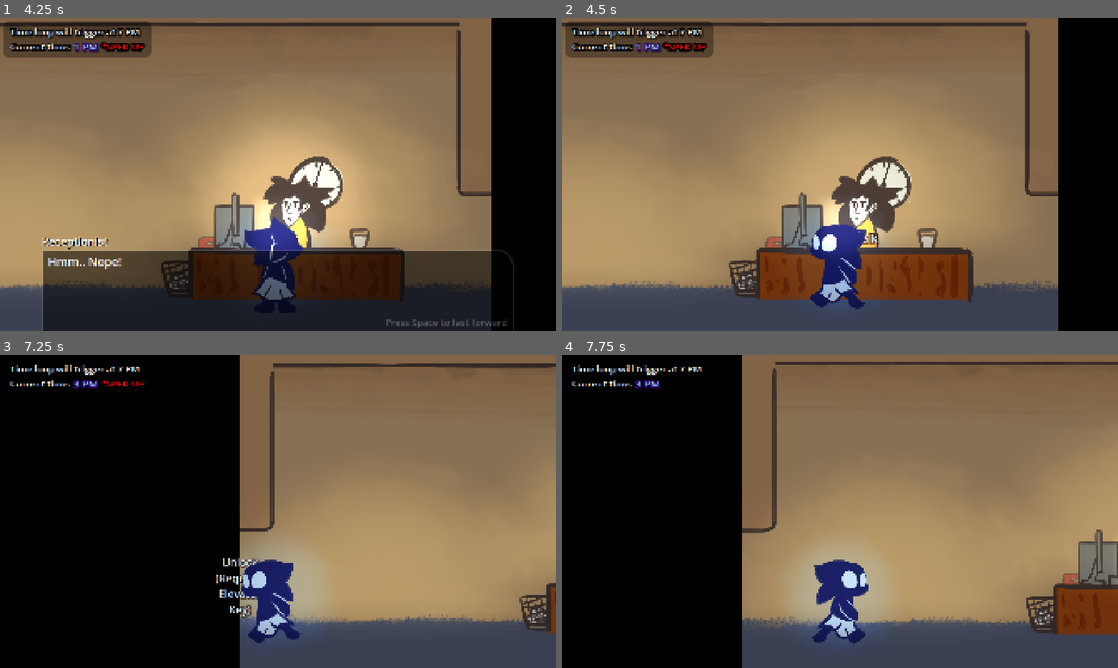
Above: before the commit, frames 1-4 (two rows, left to right).
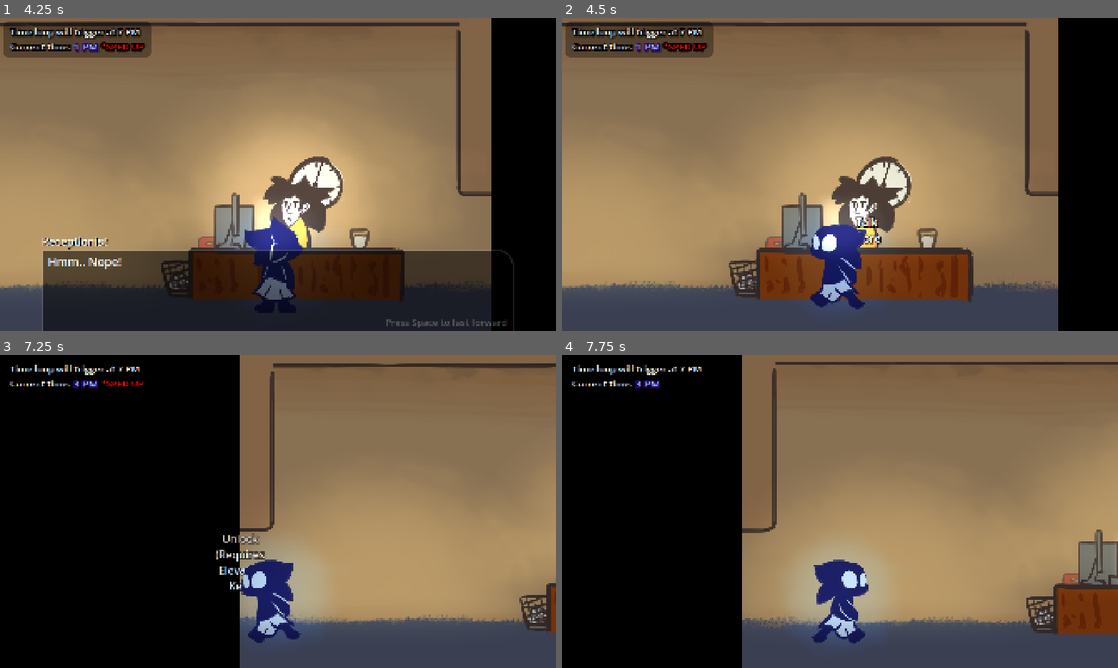
Above: after the commit, the same moments.

Repository: FlooferLand/timeloop-game
Game: Godot game, scene res://levels/the_building/the_building.tscn
Two runs of this game, one before a commit and one after it. Both use one fixed random seed, a clock stepped at 60 frames per second and the inputs below. This scene is started directly instead of the project's main scene. Sound files missing from this copy of the repository are replaced by a short silence.
Inputs (mouse positions are in pixels of both pictures, inside the frame that each line leads up to):
- Up to frame 1 (4.25 s): tap Enter at 0.5 s; move the mouse to (400, 158) at 0.52 s; hold Up (interact) 0.53-1.28 s; hold D (walk_right) 0.53-2.03 s; click (400, 158) at 0.67 s; move the mouse to (166, 190) at 1.27 s; tap Space (advance_dialog) at 1.35, 2.75, 3.5 s; click (166, 190) at 1.42 s; tap Up (interact) at 1.55, 3.05 s; move the mouse to (333, 105) at 2.02 s; hold A (walk_left) 2.03-2.78 s; hold Up (interact) 2.03-2.78 s; click (333, 105) at 2.17 s; move the mouse to (278, 243) at 2.77 s; hold D (walk_right) from 2.78 s (still down); tap Shift (sprint) at 2.85 s; click (278, 243) at 2.92 s; move the mouse to (278, 290) at 3.52 s; hold Up (interact) from 3.53 s (still down); tap T at 3.6 s; click (278, 290) at 3.67 s
- Up to frame 2 (4.5 s): tap Space (advance_dialog) at 4.25 s; move the mouse to (840, 290) at 4.27 s; release D (walk_right) at 4.28 s; release Up (interact) at 4.28 s; hold A (walk_left) from 4.28 s (still down); tap Up (interact) at 4.35 s; click (840, 290) at 4.42 s
- Up to frame 3 (7.25 s): move the mouse to (305, 511) at 5.02 s; release A (walk_left) at 5.03 s; hold D (walk_right) 5.03-5.78 s; hold Space (advance_dialog) 5.03-5.78 s; click (305, 511) at 5.17 s; tap Up (interact) at 5.3, 5.85, 6.8 s; move the mouse to (194, 433) at 5.77 s; hold A (walk_left) from 5.78 s (still down); click (194, 433) at 5.92 s; move the mouse to (400, 495) at 6.52 s; hold Shift (sprint) from 6.53 s (still down); click (400, 495) at 6.67 s
- Up to frame 4 (7.75 s): move the mouse to (728, 527) at 7.27 s; release A (walk_left) at 7.28 s; release Shift (sprint) at 7.28 s; hold D (walk_right) from 7.28 s (still down); tap T at 7.35 s; click (728, 527) at 7.42 s; tap Up (interact) at 7.55 s

Frame 1 is identical in both runs. In frame 2, 0.2% of the frame differs, in the area x 52-58%, y 63-73%; in frame 3, 0.9%, in the area x 38-48%, y 56-84%; in frame 4, nothing differs.

Commit message:
Untracked improvements

Diff:
--- a/autoload/time_manager/tracker/time_loop_tracker.tscn
+++ b/autoload/time_manager/tracker/time_loop_tracker.tscn
@@ -467,6 +467,7 @@
 grow_vertical = 2
 scale = Vector2(1.2, 1.2)
 pivot_offset = Vector2(960, 960)
+mouse_filter = 2
 texture = ExtResource("6_1efh4")
 
 [node name="AnimationPlayer" type="AnimationPlayer" parent="Reset"]
--- a/components/interact/interact_component.gd
+++ b/components/interact/interact_component.gd
@@ -23,13 +23,13 @@
 	get(): return info_offset
 	set(value):
 		info_offset = value
-		_update_label()
+		update_label()
 
 @export var type: Type:
 	get(): return type
 	set(value):
 		type = value
-		_update_label()
+		update_label()
 
 @export_group("Local")
 @export var collision: CollisionShape2D
@@ -42,7 +42,7 @@
 	get(): return can_interact
 	set(value):
 		can_interact = value
-		_update_label()
+		update_label()
 var _postfix := ""
 var interact_condition := func(player: Player) -> bool: return true
 
@@ -54,7 +54,7 @@
 	if is_visible_in_tree() and can_interact and meets_condition(player):
 		on_player_interact.emit(player)
 		current_player = player
-		_update_label()
+		update_label()
 
 ## Called by the player when they can interact with this component
 func player_enter(player: Player) -> void:
@@ -62,22 +62,22 @@
 		player_hovering = true
 		displaying_info = true
 		current_player = player
-		_update_label()
+		update_label()
 
 ## Called by the player when they can no longer interact with this component
 func player_leave(player: Player) -> void:
 	player_hovering = false
 	displaying_info = false
 	current_player = null
-	_update_label()
+	update_label()
 
 func show_info() -> void:
 	displaying_info = true
-	_update_label()
+	update_label()
 
 func hide_info() -> void:
 	displaying_info = false
-	_update_label()
+	update_label()
 
 func meets_condition(player: Player) -> bool:
 	return interact_condition.call(player)
@@ -86,12 +86,17 @@
 	var shape := (collision.shape as RectangleShape2D)
 	shape.size = size
 
-func _update_label() -> void:
+## FIXME: There's a bug where after an interaction the label might not update properly
+##        This fixes it, but is annoying for performance
+func _process(delta: float) -> void:
+	update_label()
+
+func update_label() -> void:
 	if not is_inside_tree():
 		await tree_entered
 	await get_tree().process_frame
 
-	var should_draw := (displaying_info and can_interact) or Engine.is_editor_hint()
+	var should_draw := ((displaying_info and can_interact) or Engine.is_editor_hint()) and (current_player != null and meets_condition(current_player))
 	if not should_draw:
 		label.visible = false
 		return
--- a/components/npc/person_dialog/person_dialog_component.gd
+++ b/components/npc/person_dialog/person_dialog_component.gd
@@ -82,9 +82,12 @@
 	dialog_comp.on_dialog_closed.connect(func() -> void:
 		on_dialog_closed.emit()
 		sprite_play(required_animations.idle)
+		if interact_counter > 0 and not future_dialogs.is_empty():
+			interact_comp.set_postfix("more")
+		if dialog_index == future_dialogs.size()-1 and interact_counter > 1:
+			interact_comp.set_postfix("again")
 		if dialog_index + 1 < future_dialogs.size() and interact_counter > 1:
 			dialog_index += 1
-			interact_comp.set_postfix("again")
 		interact_comp.show_info()
 		SpotlightManager.remove()
 		if walk_comp != null:
--- a/components/npc/walk/person_walk_component.gd
+++ b/components/npc/walk/person_walk_component.gd
@@ -5,7 +5,7 @@
 signal on_arrived(target: Marker2D)
 
 @export var sprite: AnimatedSprite2D
-@export var parent: Node2D  ## The node to walk
+@export var parent: CharacterBody2D  ## The node to walk
 @export var speed: float = 500.0
 @export var sprite_flip_h: bool = false
 
@@ -19,6 +19,24 @@
 var velocity := Vector2.ZERO
 var _sprite_postfix := ""
 
+func _enter_tree() -> void:
+	if parent.get_collision_mask_value(1) or parent.get_collision_layer_value(1):
+		push_warning("World bit value enabled for NPC '%s'!" % parent.name)
+		parent.set_collision_layer_value(1, false)
+		parent.set_collision_mask_value(1, false)
+
+	if parent.collision_mask != 0:
+		push_warning("A collision layer is set for NPC '%s'! They should not collide with each other" % parent.name)
+
+	if not parent.get_collision_mask_value(4) or not parent.get_collision_layer_value(4):
+		push_warning("NPC bit value disabled for NPC '%s'!" % parent.name)
+		parent.set_collision_layer_value(4, true)
+		parent.set_collision_mask_value(4, false)
+
+	if not parent.is_in_group("living_entity"):
+		push_warning("Group 'living_entity' not set for NPC '%s'!" % parent.name)
+		parent.is_in_group("living_entity")
+
 func _physics_process(delta: float) -> void:
 	if target == null or arrived or paused:
 		return
@@ -27,15 +45,16 @@
 	# Calculating movement
 	velocity = Vector2.ZERO
 	if parent.global_position.x - PAD > target_pos.x:
-		velocity.x -= speed * delta
+		velocity.x -= speed
 	elif parent.global_position.x + PAD < target_pos.x:
-		velocity.x += speed * delta
+		velocity.x += speed
 	else:
 		arrived = true
 		on_arrived.emit(target)
 
 	# Applying movement
-	parent.global_position += velocity
+	parent.velocity = velocity
+	parent.move_and_slide()
 
 func _process(delta: float) -> void:
 	if sprite == null or paused:
--- /dev/null
+++ b/entities/managers_computer/computer_os.gd
@@ -0,0 +1,22 @@
+class_name ComputerOS extends CanvasLayer
+
+@export var parent: ManagersComputer
+
+@export_group("Local")
+@export var shutdown_button: Button
+
+func _enter_tree() -> void:
+	visible = false
+	shutdown_button.pressed.connect(parent.exit)
+
+func _process(delta: float) -> void:
+	if Input.is_action_just_pressed("exit_dialog"):
+		parent.exit()  # Calls shut_down on its own
+
+func boot() -> void:
+	visible = true
+	Input.mouse_mode = Input.MOUSE_MODE_VISIBLE
+
+func shut_down() -> void:
+	visible = false
+	Input.mouse_mode = Input.MOUSE_MODE_HIDDEN
--- /dev/null
+++ b/entities/managers_computer/managers_computer.gd
@@ -0,0 +1,34 @@
+class_name ManagersComputer extends Node2D
+
+@export var room: Room
+
+@export_group("Local")
+@export var interact_comp: InteractComponent
+@export var computer_os: ComputerOS
+
+var manager_entered := false
+var player_on_puter := false
+
+func _ready() -> void:
+	interact_comp.interact_condition = func(player: Player) -> bool:
+		return not manager_entered
+	interact_comp.on_player_interact.connect(func(player: Player) -> void:
+		start()
+	)
+	room.entity_entered.connect(func(entity: CharacterBody2D) -> void:
+		if entity is TheManagerEntity:
+			manager_entered = true
+			exit()
+	)
+	room.entity_exited.connect(func(entity: CharacterBody2D) -> void:
+		if entity is TheManagerEntity:
+			manager_entered = false
+	)
+
+func start() -> void:
+	computer_os.boot()
+	player_on_puter = true
+
+func exit() -> void:
+	computer_os.shut_down()
+	player_on_puter = false
--- /dev/null
+++ b/entities/managers_computer/managers_computer.tscn
@@ -0,0 +1,75 @@
+[gd_scene load_steps=6 format=3 uid="uid://pva7a0uoe0j3"]
+
+[ext_resource type="Texture2D" uid="uid://bsv0yaep3pwxa" path="res://assets/textures/props/Computer1.png" id="1_3v2s6"]
+[ext_resource type="Script" uid="uid://b5alccrvycir8" path="res://entities/managers_computer/managers_computer.gd" id="1_8scb5"]
+[ext_resource type="PackedScene" uid="uid://dn1c1mniy4ja3" path="res://components/interact/interact_component.tscn" id="3_k4kea"]
+[ext_resource type="Script" uid="uid://tstmvqmvqeht" path="res://entities/managers_computer/computer_os.gd" id="4_jd8n0"]
+
+[sub_resource type="LabelSettings" id="LabelSettings_k4kea"]
+font_size = 64
+
+[node name="ManagersComputer" type="Node2D" node_paths=PackedStringArray("interact_comp", "computer_os")]
+script = ExtResource("1_8scb5")
+interact_comp = NodePath("InteractComponent")
+computer_os = NodePath("CanvasLayer")
+
+[node name="Computer" type="Sprite2D" parent="."]
+position = Vector2(0, -88)
+texture = ExtResource("1_3v2s6")
+
+[node name="InteractComponent" parent="." instance=ExtResource("3_k4kea")]
+position = Vector2(0, -141)
+size = Vector2i(380, 265)
+info_offset = Vector2i(-31, 46)
+
+[node name="CanvasLayer" type="CanvasLayer" parent="." node_paths=PackedStringArray("parent", "shutdown_button")]
+layer = 10
+script = ExtResource("4_jd8n0")
+parent = NodePath("..")
+shutdown_button = NodePath("Control/Exit")
+
+[node name="Control" type="Control" parent="CanvasLayer"]
+layout_mode = 3
+anchors_preset = 15
+anchor_right = 1.0
+anchor_bottom = 1.0
+grow_horizontal = 2
+grow_vertical = 2
+
+[node name="Panel" type="Panel" parent="CanvasLayer/Control"]
+layout_mode = 1
+anchors_preset = 15
+anchor_right = 1.0
+anchor_bottom = 1.0
+grow_horizontal = 2
+grow_vertical = 2
+
+[node name="Label" type="Label" parent="CanvasLayer/Control/Panel"]
+layout_mode = 1
+anchors_preset = 15
+anchor_right = 1.0
+anchor_bottom = 1.0
+grow_horizontal = 2
+grow_vertical = 2
+text = "Secret :3
+
+(not added yet)"
+label_settings = SubResource("LabelSettings_k4kea")
+horizontal_alignment = 1
+vertical_alignment = 1
+
+[node name="Exit" type="Button" parent="CanvasLayer/Control"]
+layout_mode = 1
+anchors_preset = -1
+anchor_left = 1.0
+anchor_top = 1.0
+anchor_right = 1.0
+anchor_bottom = 1.0
+offset_left = -219.0
+offset_top = -100.0
+offset_right = -35.0
+offset_bottom = -30.0
+grow_horizontal = 0
+grow_vertical = 0
+theme_override_font_sizes/font_size = 32
+text = "Exit"
--- a/entities/npcs/bob/walking/walking_bob.tscn
+++ b/entities/npcs/bob/walking/walking_bob.tscn
@@ -10,6 +10,9 @@
 [ext_resource type="Texture2D" uid="uid://bt4gtsagonweu" path="res://assets/textures/props/bucket.png" id="8_h0kaf"]
 [ext_resource type="AudioStream" uid="uid://n4lvgcee4vxl" path="res://assets/sfx/random/bucket_fall.wav" id="8_vo6ji"]
 [ext_resource type="Texture2D" uid="uid://ctai58rgk4jp7" path="res://assets/textures/water_particle.png" id="10_omrl1"]
+
+[sub_resource type="RectangleShape2D" id="RectangleShape2D_omrl1"]
+size = Vector2(126, 370)
 
 [sub_resource type="Animation" id="Animation_t7ye5"]
 resource_name = "RESET"
@@ -256,15 +259,18 @@
 turbulence_initial_displacement_min = 1.49012e-06
 turbulence_initial_displacement_max = 1.0
 
-[sub_resource type="RectangleShape2D" id="RectangleShape2D_omrl1"]
-size = Vector2(126, 370)
-
-[node name="WalkingBob" type="Node2D" node_paths=PackedStringArray("walk_comp", "anim_player", "anger_mark", "prank_detector")]
+[node name="WalkingBob" type="CharacterBody2D" node_paths=PackedStringArray("walk_comp", "anim_player", "anger_mark", "prank_detector") groups=["living_entity"]]
+collision_layer = 8
+collision_mask = 0
 script = ExtResource("1_57x3b")
 walk_comp = NodePath("PersonWalkComponent")
 anim_player = NodePath("AnimationPlayer")
 anger_mark = NodePath("AngerMark")
 prank_detector = NodePath("PrankDetector3000")
+
+[node name="CollisionShape2D" type="CollisionShape2D" parent="."]
+position = Vector2(0, -187)
+shape = SubResource("RectangleShape2D_omrl1")
 
 [node name="PersonWalkComponent" parent="." node_paths=PackedStringArray("sprite", "parent") instance=ExtResource("1_rf7k0")]
 sprite = NodePath("../Sprite")
@@ -324,11 +330,3 @@
 explosiveness = 1.0
 randomness = 1.0
 process_material = SubResource("ParticleProcessMaterial_0n6av")
-
-[node name="NPCBody" type="Area2D" parent="."]
-collision_layer = 8
-collision_mask = 8
-
-[node name="CollisionShape2D" type="CollisionShape2D" parent="NPCBody"]
-position = Vector2(0, -187)
-shape = SubResource("RectangleShape2D_omrl1")
--- a/entities/npcs/the_manager/the_manager.gd
+++ b/entities/npcs/the_manager/the_manager.gd
@@ -1,4 +1,4 @@
-extends Node2D
+class_name TheManagerEntity extends CharacterBody2D
 
 @export var managers_desk_target: Marker2D
 @export var bridge_door: RoomBridge
--- a/entities/npcs/the_manager/the_manager.tscn
+++ b/entities/npcs/the_manager/the_manager.tscn
@@ -16,7 +16,7 @@
 [sub_resource type="RectangleShape2D" id="RectangleShape2D_2vr6a"]
 size = Vector2(146, 506)
 
-[node name="TheManager" type="Node2D" node_paths=PackedStringArray("walk_comp", "person_dialog_comp", "interact_comp")]
+[node name="TheManager" type="CharacterBody2D" node_paths=PackedStringArray("walk_comp", "person_dialog_comp", "interact_comp") groups=["living_entity"]]
 script = ExtResource("1_8536a")
 elevator_keys_item = ExtResource("2_6fut4")
 plushie_item = ExtResource("3_3xmoo")
@@ -26,6 +26,10 @@
 walk_comp = NodePath("PersonWalkComponent")
 person_dialog_comp = NodePath("PersonDialogComponent")
 interact_comp = NodePath("PersonDialogComponent/InteractComponent")
+
+[node name="CollisionShape2D" type="CollisionShape2D" parent="."]
+position = Vector2(0.5, -258)
+shape = SubResource("RectangleShape2D_2vr6a")
 
 [node name="Sprite" type="AnimatedSprite2D" parent="."]
 position = Vector2(0.5, -258)
@@ -47,11 +51,3 @@
 
 [node name="DialogComponent" parent="PersonDialogComponent" instance=ExtResource("4_68oo1")]
 dialog_data = ExtResource("5_sfnjn")
-
-[node name="NPCBody" type="Area2D" parent="."]
-position = Vector2(0.5, -258)
-collision_layer = 9
-collision_mask = 9
-
-[node name="CollisionShape2D" type="CollisionShape2D" parent="NPCBody"]
-shape = SubResource("RectangleShape2D_2vr6a")
--- a/entities/room/room.gd
+++ b/entities/room/room.gd
@@ -1,11 +1,24 @@
 class_name Room
 extends Node2D
+
+signal entity_entered(entity: CharacterBody2D)
+signal entity_exited(entity: CharacterBody2D)
 
 @export_group("Local")
 @export var bounds: RoomBounds
 
+var id: String:
+	get(): return name
+
 var manager: RoomManager  ## Injected by RoomManager
 var initially_active := false
+var active: bool:
+	get: return manager.active == self
+	set(value):
+		if value:
+			manager.active = self
+		else:
+			push_error("room.gd:set_active(false) is not implemented")
 
 func _enter_tree() -> void:
 	manager = get_parent() as RoomManager
--- a/entities/room_transition/room_bridge.gd
+++ b/entities/room_transition/room_bridge.gd
@@ -19,7 +19,7 @@
 
 var door_audio_playback: AudioStreamPlaybackInteractive
 var manager: RoomManager  # Injected by RoomManager
-var player: Player = null
+var entities: Dictionary[int, CharacterBody2D] = {}
 
 var anim_await_exit := false
 
@@ -36,8 +36,8 @@
 
 	door.visible = false
 	area.body_entered.connect(func(body: Node2D) -> void:
-		if body is Player:
-			player = body
+		if body is Player or body.is_in_group("living_entity"):
+			entities[body.get_instance_id()] = body
 			set_process(true)
 		if locked:
 			redraw_lock.emit()
@@ -49,8 +49,8 @@
 			_start_door_anim(area)
 	)
 	area.body_exited.connect(func(body: Node2D) -> void:
-		if body is Player:
-			player = null
+		if body is CharacterBody2D and body in entities.values():
+			entities.erase(body.get_instance_id())
 			set_process(false)
 
 		if locked:
@@ -86,14 +86,26 @@
 
 ## Called while the player is in the transition
 func _process(delta: float) -> void:
-	if not locked and player != null:
-		var dir: float = player.move_direction.sign().x
-		if dir > 0 and manager.active != room_b:
-			manager.change(room_b)
-			player.current_room_id = room_b.name
-		elif dir < 0 and manager.active != room_a:
-			manager.change(room_a)
-			player.current_room_id = room_a.name
+	if not locked and not entities.is_empty():
+		for entity: CharacterBody2D in entities.values():
+			if entity is Player:
+				var player: Player = entity as Player
+				var dir: float = player.move_direction.sign().x
+				if dir > 0 and manager.active != room_b:
+					manager.change(room_b)
+					player.current_room_id = room_b.name
+				elif dir < 0 and manager.active != room_a:
+					manager.change(room_a)
+					player.current_room_id = room_a.name
+			else:
+				var dir: float = entity.velocity.sign().x
+				if not entity.has_meta("current_room"):
+					entity.set_meta("current_room", room_a.name)
+
+				if dir > 0 and entity.get_meta("current_room") != room_b.name:
+					manager.entity_move_room(entity, room_b)
+				elif dir < 0 and entity.get_meta("current_room") != room_a.name:
+					manager.entity_move_room(entity, room_a)
 
 func _update_lock() -> void:
 	locking_body_collision.disabled = not locked
--- a/levels/the_building/room_manager.gd
+++ b/levels/the_building/room_manager.gd
@@ -25,6 +25,8 @@
 	active = default
 
 func change(new: Room) -> void:
+	if new == null:
+		return
 	var old := _active
 	_active = new
 
@@ -55,3 +57,14 @@
 		trans_new.kill()
 		trans_new = null
 	)
+
+## Called to move an entity from one room to the other
+func entity_move_room(entity: CharacterBody2D, new_room: Room) -> void:
+	var old_room := get_node_or_null(str(new_room.name))
+	if old_room is Room:
+		var old: Room = old_room
+		old.entity_exited.emit(entity)
+
+	# Changing
+	entity.set_meta("current_room", new_room.name)
+	new_room.entity_entered.emit(entity)
--- a/project.godot
+++ b/project.godot
@@ -68,6 +68,10 @@
 
 import/fbx2gltf/enabled=false
 import/blender/enabled=false
+
+[global_group]
+
+living_entity="An entity that can move around and stuff"
 
 [gui]
 
--- a/rooms/managers_office.tscn
+++ b/rooms/managers_office.tscn
@@ -4,7 +4,6 @@
 [ext_resource type="Shader" uid="uid://be1s7apltixil" path="res://utility/tileable_sprite_2d/tileable_sprite_2d.gdshader" id="2_nwxry"]
 [ext_resource type="Texture2D" uid="uid://cvobd2j5ohrom" path="res://assets/textures/props/desk.png" id="3_nwxry"]
 [ext_resource type="Texture2D" uid="uid://3w4s4tny4h66" path="res://assets/textures/room/wall.png" id="3_o0yjw"]
-[ext_resource type="Texture2D" uid="uid://bsv0yaep3pwxa" path="res://assets/textures/props/Computer1.png" id="4_qiwgo"]
 [ext_resource type="Texture2D" uid="uid://b4djik8ohnxyr" path="res://assets/textures/decor/poster_saftey.png" id="4_xdvba"]
 [ext_resource type="Texture2D" uid="uid://capg5vx2sb1sc" path="res://assets/textures/props/chair.png" id="5_fic25"]
 [ext_resource type="PackedScene" uid="uid://dnq052dj8057j" path="res://props/clock/clock.tscn" id="5_oigr5"]
@@ -13,18 +12,19 @@
 [ext_resource type="PackedScene" uid="uid://8xdmrqq56ac8" path="res://props/desk_lamp/desk_lamp.tscn" id="9_a84dp"]
 [ext_resource type="Texture2D" uid="uid://dtk3yvovxhfe5" path="res://assets/textures/props/documents.png" id="11_fevpa"]
 [ext_resource type="Texture2D" uid="uid://dc0rcr77ud06t" path="res://assets/textures/decor/poster2.png" id="13_a84dp"]
+[ext_resource type="PackedScene" uid="uid://pva7a0uoe0j3" path="res://entities/managers_computer/managers_computer.tscn" id="13_ujqss"]
+
+[sub_resource type="ShaderMaterial" id="ShaderMaterial_a84dp"]
+shader = ExtResource("2_nwxry")
+shader_parameter/tile = Vector2(0.78125, 0.9259259)
 
 [sub_resource type="ShaderMaterial" id="ShaderMaterial_ujqss"]
 shader = ExtResource("2_nwxry")
-shader_parameter/tile = Vector2(0.78125, 0.925926)
+shader_parameter/tile = Vector2(0.78125, 1)
 
 [sub_resource type="ShaderMaterial" id="ShaderMaterial_imxjw"]
 shader = ExtResource("2_nwxry")
-shader_parameter/tile = Vector2(0.78125, 1)
-
-[sub_resource type="ShaderMaterial" id="ShaderMaterial_brxlq"]
-shader = ExtResource("2_nwxry")
-shader_parameter/tile = Vector2(0.78125, 1)
+shader_parameter/tile = Vector2(0.78125, 1.15)
 
 [sub_resource type="RectangleShape2D" id="RectangleShape2D_memf8"]
 resource_local_to_scene = true
@@ -44,16 +44,16 @@
 closed_left = false
 
 [node name="Background" parent="AutoRoom" index="0"]
-material = SubResource("ShaderMaterial_ujqss")
+material = SubResource("ShaderMaterial_a84dp")
 scale = Vector2(0.78125, 0.9259259)
 
 [node name="Ceiling" parent="AutoRoom" index="1"]
-material = SubResource("ShaderMaterial_imxjw")
-scale = Vector2(0.78125, 2.1)
+material = SubResource("ShaderMaterial_ujqss")
+scale = Vector2(0.78125, 1)
 
 [node name="Floor" parent="AutoRoom" index="2"]
-material = SubResource("ShaderMaterial_brxlq")
-scale = Vector2(0.78125, 1.1)
+material = SubResource("ShaderMaterial_imxjw")
+scale = Vector2(0.78125, 1.15)
 
 [node name="Sprite" parent="AutoRoom/LeftWall" index="0"]
 texture = ExtResource("3_o0yjw")
@@ -98,23 +98,23 @@
 [node name="DeskLamp" parent="Decor" index="6" instance=ExtResource("9_a84dp")]
 position = Vector2(540, -187)
 
-[node name="Computer" type="Sprite2D" parent="Decor" index="7"]
-position = Vector2(752, -264)
-texture = ExtResource("4_qiwgo")
-
-[node name="Chair" type="Sprite2D" parent="Decor" index="8"]
+[node name="Chair" type="Sprite2D" parent="Decor" index="7"]
 position = Vector2(562, -133)
 scale = Vector2(1.09364, 1.09364)
 texture = ExtResource("5_fic25")
 
-[node name="Docs" type="Sprite2D" parent="Decor" index="9"]
+[node name="Docs" type="Sprite2D" parent="Decor" index="8"]
 position = Vector2(976, -208)
 scale = Vector2(0.7, 0.7)
 texture = ExtResource("11_fevpa")
 
-[node name="Poster" type="Sprite2D" parent="Decor" index="10"]
+[node name="Poster" type="Sprite2D" parent="Decor" index="9"]
 modulate = Color(1, 1, 1, 0.780392)
 position = Vector2(1181, -447)
 rotation = 0.00540727
 scale = Vector2(0.441187, 0.441187)
 texture = ExtResource("13_a84dp")
+
+[node name="ManagersComputer" parent="Entities" index="0" node_paths=PackedStringArray("room") instance=ExtResource("13_ujqss")]
+position = Vector2(752, -176)
+room = NodePath("../..")
Not shown, added: entities/managers_computer/computer_os.gd.uid
Not shown, added: entities/managers_computer/managers_computer.gd.uid
